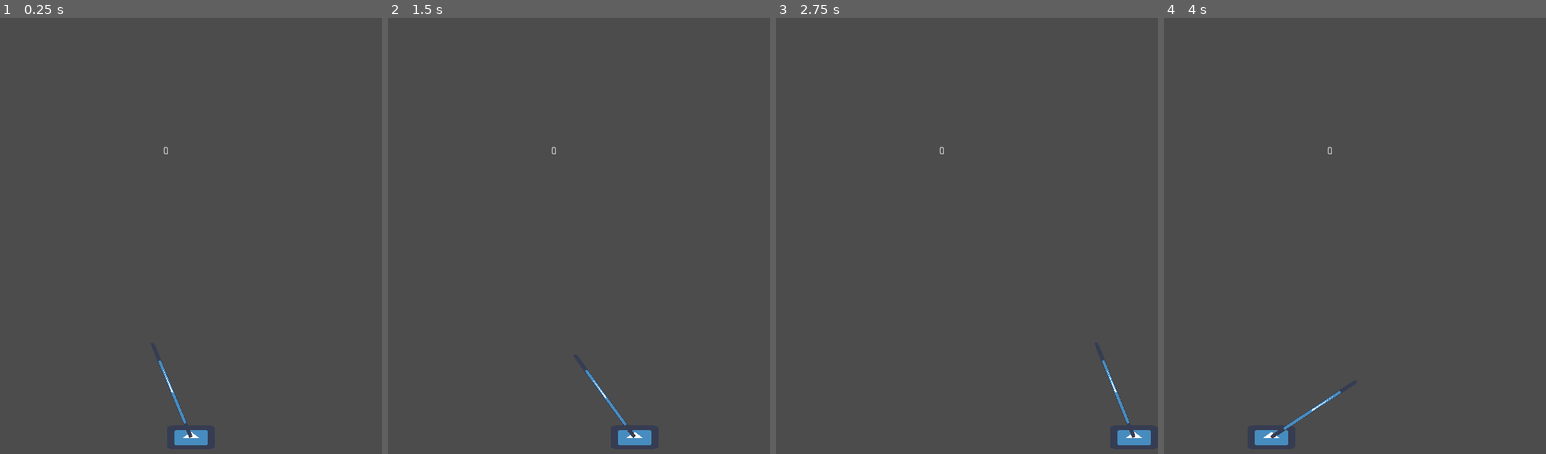
Above: before the commit, frames 1-4 (left to right).
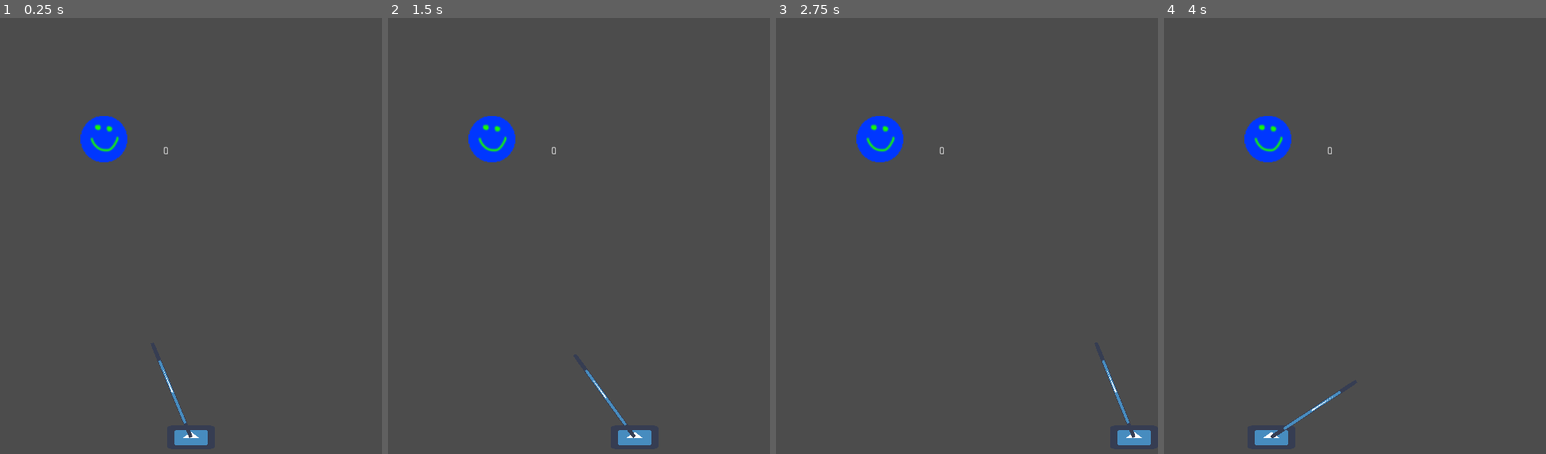
Above: after the commit, the same moments.

Repository: leogeier/impact_juggling
Game: Godot game, scene res://Main/Main.tscn
Same seed, same stepped clock (60 frames per second), same inputs: the game is played once before the commit and once after it. The engine's default icon, where the game draws it, is replaced by a stand-in: a white triangle on a blue panel in a dark square.
Inputs (mouse positions are in pixels of both pictures, inside the frame that each line leads up to):
- Up to frame 1 (0.25 s): no input
- Up to frame 2 (1.5 s): tap Enter at 0.5 s; move the mouse to (663, 205) at 0.52 s; hold Right (ui_right) 0.53-1.28 s; tap Space (fire) at 0.6, 1.25, 1.35 s; move the mouse to (502, 253) at 1.27 s; hold Left (ui_left) from 1.28 s (still down)
- Up to frame 3 (2.75 s): move the mouse to (1005, 118) at 2.02 s; release Left (ui_left) at 2.03 s; hold Right (ui_right) from 2.03 s (still down); tap Space (fire) at 2.1 s
- Up to frame 4 (4 s): move the mouse to (1335, 331) at 2.77 s; tap Space (fire) at 2.85, 3.6 s; tap Enter at 3.5 s; move the mouse to (1469, 305) at 3.52 s; release Right (ui_right) at 3.53 s; hold Left (ui_left) from 3.53 s (still down)

The runs differ from the first frame. In frame 1, 1.1% of the frame differs, in the area x 21-34%, y 22-34%; in frame 2, 1.1%; in frame 3, 1.1%; in frame 4, 1.1%.

Commit message:
add collectible

Diff:
--- /dev/null
+++ b/ld-47/Collectible/Collectible.gd
@@ -0,0 +1,18 @@
+extends Area2D
+
+var value
+
+var possible_values = [20, 50, 100]
+
+func collected(ball):
+	if !ball.is_in_group("ball"):
+		return
+
+	ScoreTracker.add_score(value)
+	self.queue_free()
+	print("collected ", value)
+
+func _ready():
+	randomize()
+	value = possible_values[randi() % possible_values.size()]
+	self.connect("body_entered", self, "collected")
--- /dev/null
+++ b/ld-47/Collectible/Collectible.tscn
@@ -0,0 +1,17 @@
+[gd_scene load_steps=4 format=2]
+
+[ext_resource path="res://Collectible/Collectible.gd" type="Script" id=1]
+[ext_resource path="res://Collectible/Collectible.png" type="Texture" id=2]
+
+[sub_resource type="CircleShape2D" id=1]
+radius = 30.0
+
+[node name="Collectible" type="Area2D"]
+script = ExtResource( 1 )
+
+[node name="Collectible" type="Sprite" parent="."]
+scale = Vector2( 1.16935, 1.16935 )
+texture = ExtResource( 2 )
+
+[node name="CollisionShape2D" type="CollisionShape2D" parent="."]
+shape = SubResource( 1 )
--- a/ld-47/Main/Main.tscn
+++ b/ld-47/Main/Main.tscn
@@ -6,6 +6,7 @@
 [ext_resource path="res://Score/ScoreDisplay.tscn" type="PackedScene" id=4]
 [ext_resource path="res://BallDetector/BallDetector.tscn" type="PackedScene" id=5]
 [ext_resource path="res://Main/Main.gd" type="Script" id=6]
+[ext_resource path="res://Collectible/Collectible.tscn" type="PackedScene" id=7]
 
 [sub_resource type="RectangleShape2D" id=1]
 extents = Vector2( 10, 320 )
@@ -52,3 +53,6 @@
 
 [node name="CollisionShape2D" type="CollisionShape2D" parent="BallDetector"]
 shape = SubResource( 3 )
+
+[node name="Collectible" parent="." instance=ExtResource( 7 )]
+position = Vector2( 130.654, 205.878 )
Binary file added: ld-47/Collectible/Collectible.png
Not shown, added: ld-47/Collectible/Collectible.png.import
Not shown: 1 places in ld-47/Main/Main.tscn that only renumber resources
Not shown, added: ld-47/Collectible/Collectible.psd
